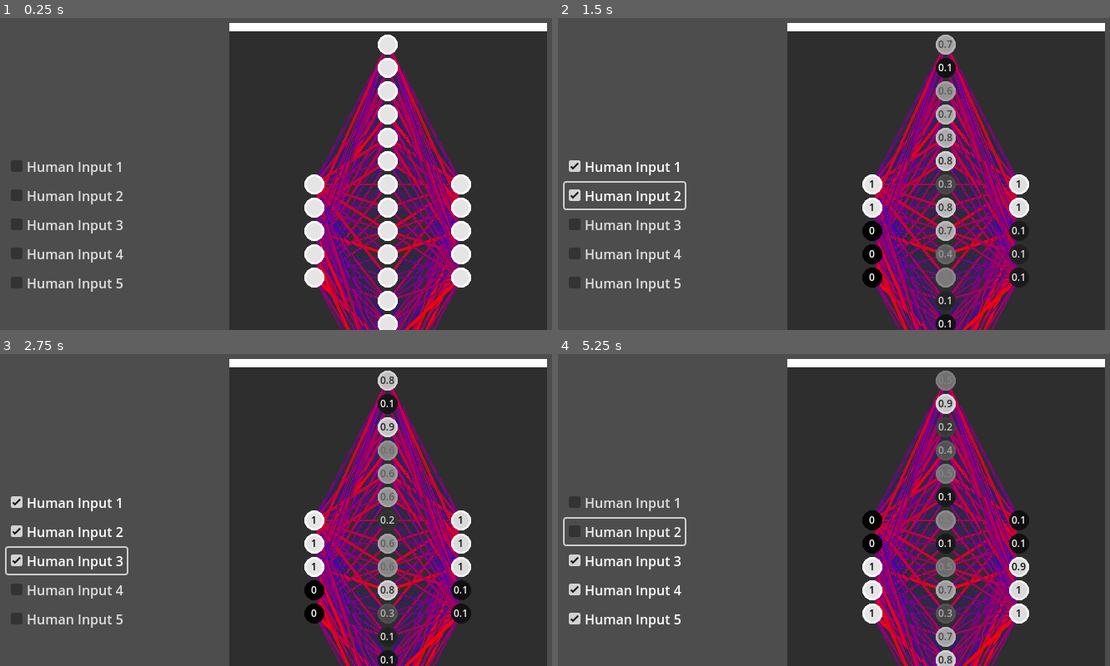
Above: before the commit, frames 1-4 (two rows, left to right).
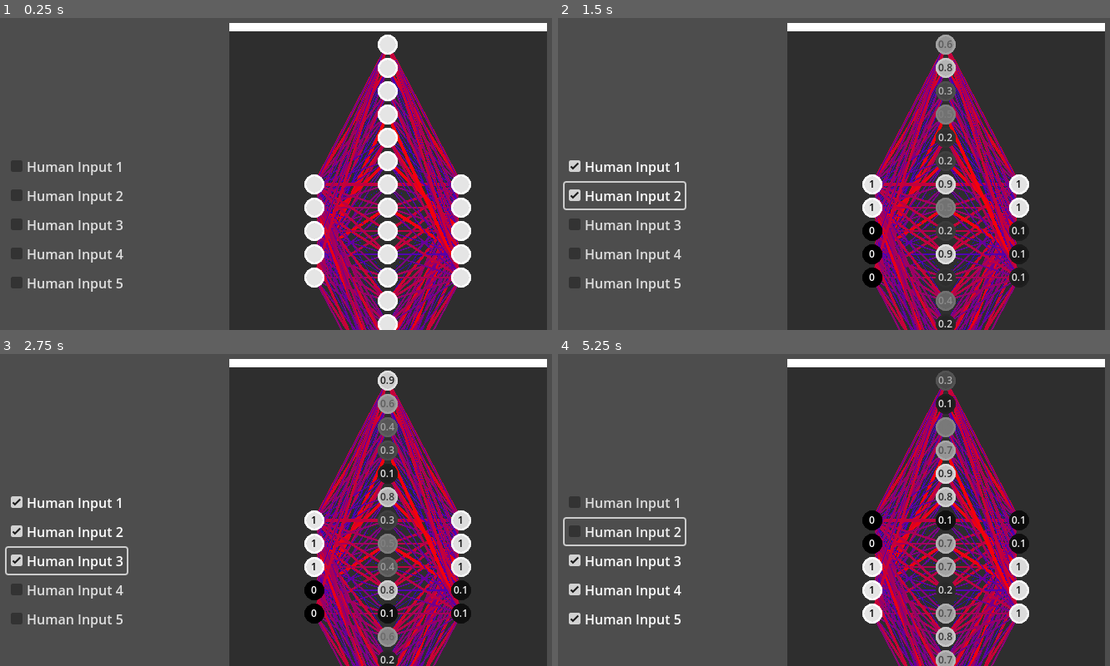
Above: after the commit, the same moments.

Repository: Variable-Interactive/NeuralNetwork
Game: Godot game, scene res://Examples/SGD/mimicker.tscn
The game is run twice, just before and just after one commit, with the same random seed, the same clock (stepped at 60 frames per second) and the same inputs.
Inputs:
- Up to frame 1 (0.25 s): no input
- Up to frame 2 (1.5 s): click "Human Input 1" at 0.5 s; click "Human Input 2" at 1.25 s
- Up to frame 3 (2.75 s): click "Human Input 3" at 2 s
- Up to frame 4 (5.25 s): click "Human Input 4" at 2.75 s; click "Human Input 5" at 3.5 s; click "Human Input 1" at 4.25 s; click "Human Input 2" at 5 s

The runs differ from the first frame. In frame 1, 9.2% of the frame differs, in the area x 57-84%, y 11-100%; in frame 2, 11%; in frame 3, 11%; in frame 4, 11%, in the area x 57-85%, y 5-100%.

Commit message:
save the network

Diff:
--- /dev/null
+++ b/Examples/SGD/Network.json
@@ -0,0 +1,344 @@
+{
+ "biases": [
+  [
+   [
+	0.00558332726359367
+   ],
+   [
+	0.3222496509552
+   ],
+   [
+	-0.04673475399613
+   ],
+   [
+	-0.27480816841125
+   ],
+   [
+	-0.070063136518
+   ],
+   [
+	-0.04528138414025
+   ],
+   [
+	0.396300822496414
+   ],
+   [
+	-1.19222438335419
+   ],
+   [
+	-0.13703252375126
+   ],
+   [
+	-0.13030087947845
+   ],
+   [
+	0.613319873809814
+   ],
+   [
+	-0.43219378590584
+   ],
+   [
+	0.330003470182419
+   ],
+   [
+	-0.04961125180125
+   ],
+   [
+	-0.05505408346653
+   ],
+   [
+	-1.0015127658844
+   ],
+   [
+	-0.31450080871582
+   ],
+   [
+	-0.22154426574707
+   ],
+   [
+	-0.61691135168076
+   ],
+   [
+	0.269051939249039
+   ]
+  ],
+  [
+   [
+	-0.23970280587673
+   ],
+   [
+	-0.15868292748928
+   ],
+   [
+	0.611957967281342
+   ],
+   [
+	-0.04324141889811
+   ],
+   [
+	-0.457963347435
+   ]
+  ]
+ ],
+ "layer_sizes": [
+  5,
+  20,
+  5
+ ],
+ "weights": [
+  [
+   [
+	-0.53704953193665,
+	1.12580943107605,
+	1.43980240821838,
+	-1.74737167358398,
+	-0.42850440740585
+   ],
+   [
+	1.69647431373596,
+	-0.68778347969055,
+	-0.78416979312897,
+	-1.46585738658905,
+	0.0146035170182586
+   ],
+   [
+	0.378782391548157,
+	-1.15228641033173,
+	0.30927649140358,
+	1.03245747089386,
+	-1.18191707134247
+   ],
+   [
+	0.168541803956032,
+	0.101742058992386,
+	-0.89854294061661,
+	-1.02632105350494,
+	2.84524846076965
+   ],
+   [
+	-0.72302091121674,
+	-0.59430730342865,
+	-0.55023121833801,
+	1.62476575374603,
+	0.797060132026672
+   ],
+   [
+	-0.49342054128647,
+	-0.56038838624954,
+	2.44865012168884,
+	-0.39430144429207,
+	-0.4945402443409
+   ],
+   [
+	1.11957895755768,
+	0.267472624778748,
+	-2.88002705574036,
+	0.0574194453656673,
+	-0.18537923693657
+   ],
+   [
+	0.626937329769135,
+	0.562463283538818,
+	-0.01930815167725,
+	2.39032387733459,
+	-0.34206283092499
+   ],
+   [
+	1.03369331359863,
+	-2.09954905509949,
+	0.777003586292267,
+	-0.62985855340958,
+	0.889637589454651
+   ],
+   [
+	0.930980026721954,
+	1.17695474624634,
+	-0.51394462585449,
+	-0.72212022542953,
+	-0.18970783054829
+   ],
+   [
+	-2.14483261108398,
+	0.112467363476753,
+	-1.28378283977509,
+	0.705397188663483,
+	0.746003389358521
+   ],
+   [
+	-1.11514246463776,
+	1.3237190246582,
+	0.570730209350586,
+	0.766080737113953,
+	0.38017076253891
+   ],
+   [
+	-2.18762826919556,
+	0.210882171988487,
+	-0.05711813643575,
+	0.667784094810486,
+	-0.01348399370909
+   ],
+   [
+	0.482883810997009,
+	1.62439012527466,
+	-0.10255618393421,
+	0.208657622337341,
+	-2.56601452827454
+   ],
+   [
+	-0.18788194656372,
+	-0.3031108379364,
+	-1.11985242366791,
+	0.467112213373184,
+	-0.21538923680782
+   ],
+   [
+	0.675005555152893,
+	2.25950264930725,
+	-0.44448429346085,
+	-0.91756069660187,
+	1.02889358997345
+   ],
+   [
+	0.488016754388809,
+	-0.48624011874199,
+	-0.35430815815926,
+	1.31331932544708,
+	0.194129973649979
+   ],
+   [
+	1.44918656349182,
+	-0.55272877216339,
+	0.437930345535278,
+	-0.22157895565033,
+	-0.57525825500488
+   ],
+   [
+	0.848681747913361,
+	-1.66701006889343,
+	0.334839522838593,
+	1.13946044445038,
+	0.785756409168243
+   ],
+   [
+	-1.20698475837708,
+	-0.35073187947273,
+	0.485699266195297,
+	-1.17919230461121,
+	1.2834495306015
+   ]
+  ],
+  [
+   [
+	-0.60295635461807,
+	1.885573387146,
+	0.287664026021957,
+	0.184178337454796,
+	-0.89753210544586,
+	-0.51952028274536,
+	1.24390912055969,
+	1.00565946102142,
+	1.30096244812012,
+	1.00395834445953,
+	-2.61786150932312,
+	-1.20194494724274,
+	-2.43480157852173,
+	0.521715521812439,
+	-0.33894780278206,
+	0.927391290664673,
+	0.463431894779205,
+	1.53308594226837,
+	0.984503865242004,
+	-1.46718597412109
+   ],
+   [
+	1.26205694675446,
+	-0.82165157794952,
+	-1.33222675323486,
+	0.291876792907715,
+	-0.63983732461929,
+	-0.61532646417618,
+	0.100636459887028,
+	0.916772544384003,
+	-2.30638813972473,
+	1.30665111541748,
+	-0.04231286793947,
+	1.52259707450867,
+	0.103466808795929,
+	1.87674129009247,
+	-0.4095441699028,
+	2.69985294342041,
+	-0.49647432565689,
+	-0.52947396039963,
+	-1.82814288139343,
+	-0.45221140980721
+   ],
+   [
+	1.70735168457031,
+	-0.93649011850357,
+	0.251215100288391,
+	-0.97560775279999,
+	-0.49494448304176,
+	2.76649785041809,
+	-3.29372477531433,
+	0.288179814815521,
+	0.995427966117859,
+	-0.44770288467407,
+	-1.47694039344788,
+	0.865982711315155,
+	-0.06943982094526,
+	-0.22582632303238,
+	-1.12330198287964,
+	-0.2981886267662,
+	-0.30004718899727,
+	0.51180899143219,
+	0.471171170473099,
+	0.545582473278046
+   ],
+   [
+	-2.08032059669495,
+	-1.76940560340881,
+	1.02612328529358,
+	-1.22387361526489,
+	1.73547518253326,
+	-0.5467523932457,
+	-0.10946545749903,
+	2.7591917514801,
+	-0.78391820192337,
+	-0.79935091733932,
+	0.64467066526413,
+	0.96639883518219,
+	0.617145597934723,
+	0.131917729973793,
+	0.333012759685516,
+	-1.03698599338531,
+	1.33433187007904,
+	-0.27621978521347,
+	1.28634250164032,
+	-1.42793071269989
+   ],
+   [
+	-0.6413134932518,
+	-0.12769997119904,
+	-1.39540803432465,
+	3.2147274017334,
+	0.770841300487518,
+	-0.73420184850693,
+	-0.51135349273682,
+	-0.30815958976746,
+	0.979609310626984,
+	-0.26194694638252,
+	0.622951030731201,
+	0.397186428308487,
+	-0.23078697919846,
+	-3.17722797393799,
+	-0.35472875833511,
+	1.25598692893982,
+	0.143095374107361,
+	-0.70005571842194,
+	0.877279222011566,
+	1.26559233665466
+   ]
+  ]
+ ]
+}
--- a/Examples/SGD/mimicker.gd
+++ b/Examples/SGD/mimicker.gd
@@ -1,15 +1,21 @@
 extends Control
 
 ## In this example, The AI is trained to mimic whatever input the user is giving.
-
 ## The AI is trained using using mini-batch stochastic gradient descent.
 
+## The AI is pre-trained. to re-train the AI, remove the file `res://Examples/SGD/Network.json`
+
+const SAVE_PATH = "res://Examples/SGD/Network.json"
 var net :Network
 
+
 func _ready() -> void:
-	net = Network.new([5, 20, 5])
-	# NOTE: it took roughly 12 seconds for my computer to train AI under the current settings.
-	net.SGD(generate_training_data(), 1, 5, 1, generate_training_data().slice(0, 100))
+	var properly_loaded = load_network(SAVE_PATH)
+	if not properly_loaded:
+		net = Network.new([5, 20, 5])
+		# NOTE: it took roughly 12 seconds for my computer to train AI under the current settings.
+		net.SGD(generate_training_data(), 1, 5, 1, generate_training_data().slice(0, 100))
+		save_network(net, SAVE_PATH)
 	net.add_visualizer($HBoxContainer/visual)
 
 
@@ -52,3 +58,50 @@
 	for i in %Outputs.get_child_count():
 		var output: CheckButton = %Outputs.get_child(i)
 		output.button_pressed = out[i] > 0.7
+
+
+func save_network(network: Network, path: String) -> bool:
+	var serialized_data := network.serialize()
+	if not serialized_data:
+		push_error("File failed to save. Converting network data to dictionary failed.")
+		return false
+	var to_save := JSON.stringify(serialized_data, " ")
+	if not to_save:
+		push_error("File failed to save. Converting dictionary to JSON failed.")
+		return false
+	if not DirAccess.dir_exists_absolute(path.get_base_dir()):
+		DirAccess.make_dir_recursive_absolute(path.get_base_dir())
+
+	var file := FileAccess.open(path, FileAccess.WRITE)
+	if FileAccess.get_open_error() == OK:
+		file.store_string(to_save)
+		file.close()
+		return true
+	return false
+
+
+func load_network(path: String) -> bool:
+	var file := FileAccess.open(path, FileAccess.READ)
+	var err = FileAccess.get_open_error()
+	if err != OK:
+		push_error(("File failed to open. Error code %s (%s)") % [err, error_string(err)])
+		return false
+	var data_json := file.get_as_text()
+	file.close()
+
+	var test_json_conv := JSON.new()
+	var error := test_json_conv.parse(data_json)
+	if error != OK:
+		push_error("Error, json file. Error code %s (%s)" % [error, error_string(error)])
+		printerr("Error: ", error)
+		printerr("Error Line: ", test_json_conv.get_error_line())
+		printerr("Error String: ", test_json_conv.get_error_message())
+		return false
+
+	var result = test_json_conv.get_data()
+	if typeof(result) != TYPE_DICTIONARY:
+		push_error("Error, json parsed result is: %s" % typeof(result))
+		return false
+
+	net = Network.create_network_from_dictionary(result)
+	return true
